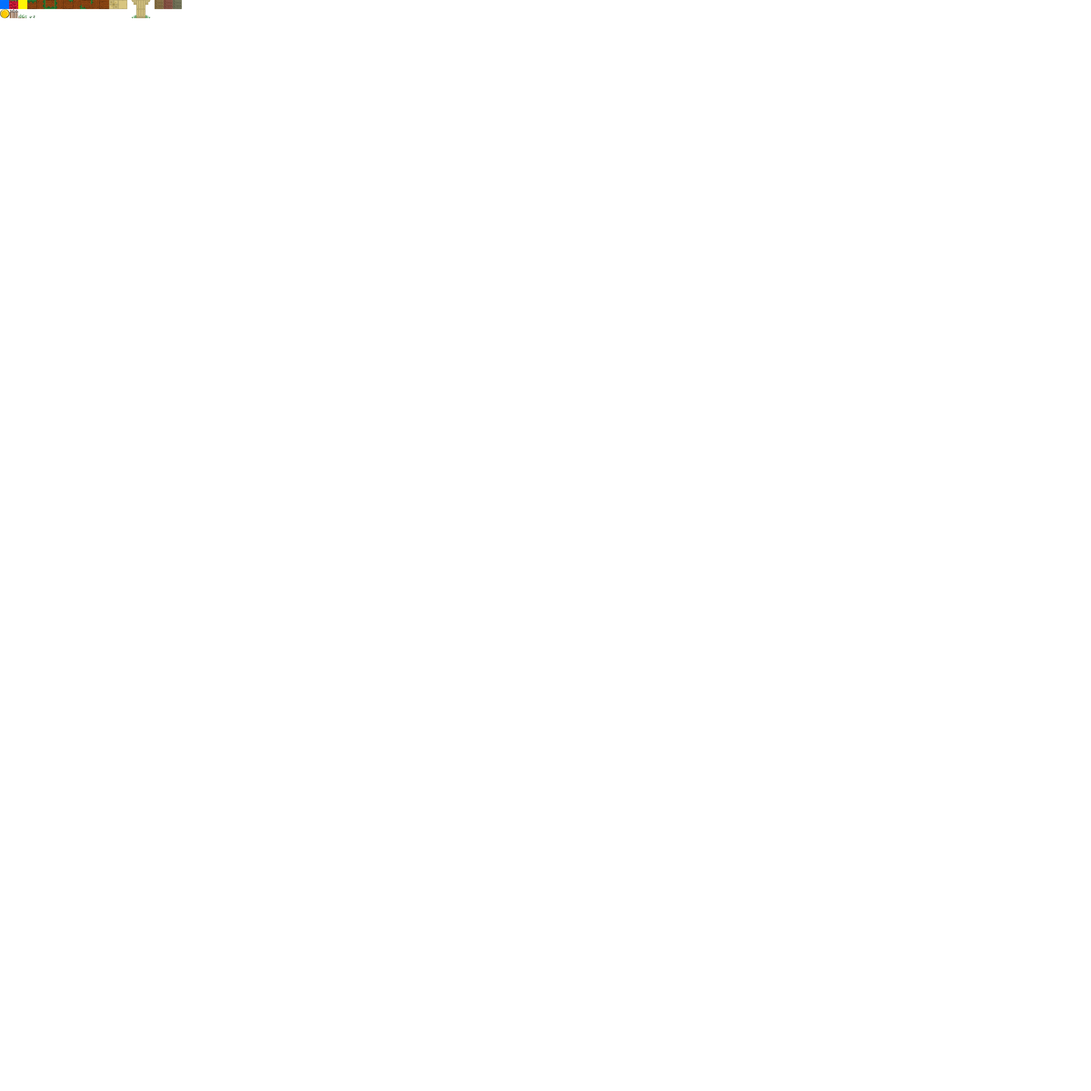
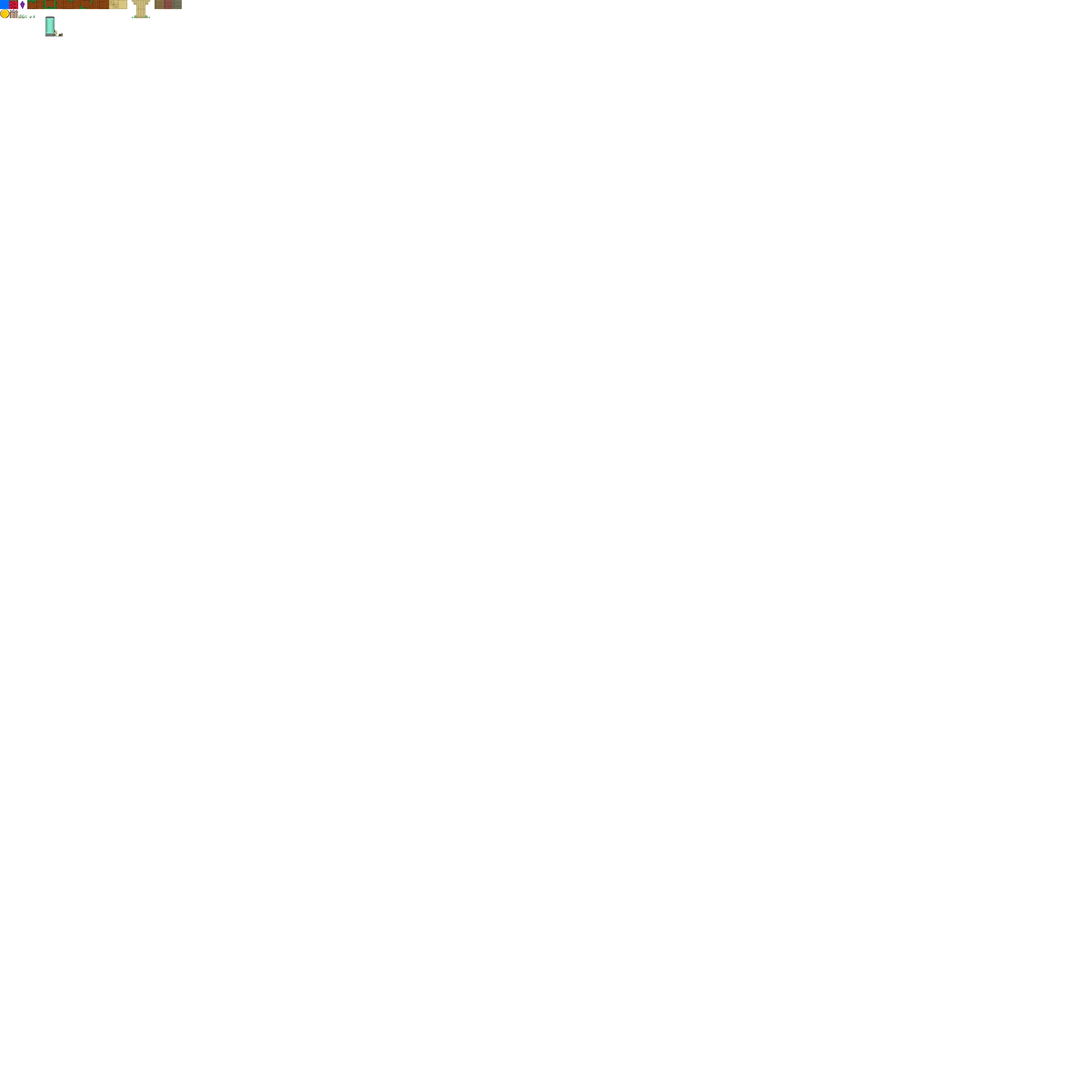
Two versions of the same layered image (1091 × 1091). Layer-by-layer changes:
renamed "objects" to "Shape 6", painted on it over [18, 0, 64, 37]
